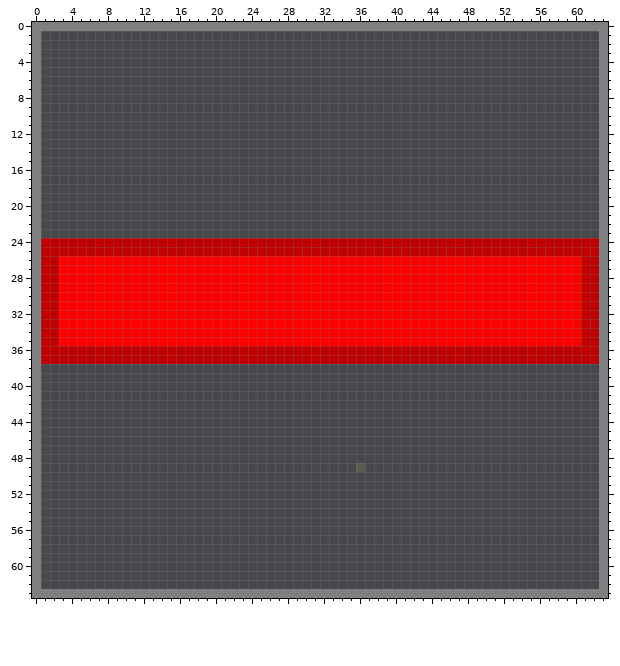
Edited in one commit: pixel-art sprite (Odd_Infinitum.gmx/sprites/images/spr_Giant_Laser_Shop_Item_0.png). Above: the version before the commit.
The file is 64x64 pixels. Pixels under 10% opacity are left out.
Once edited:
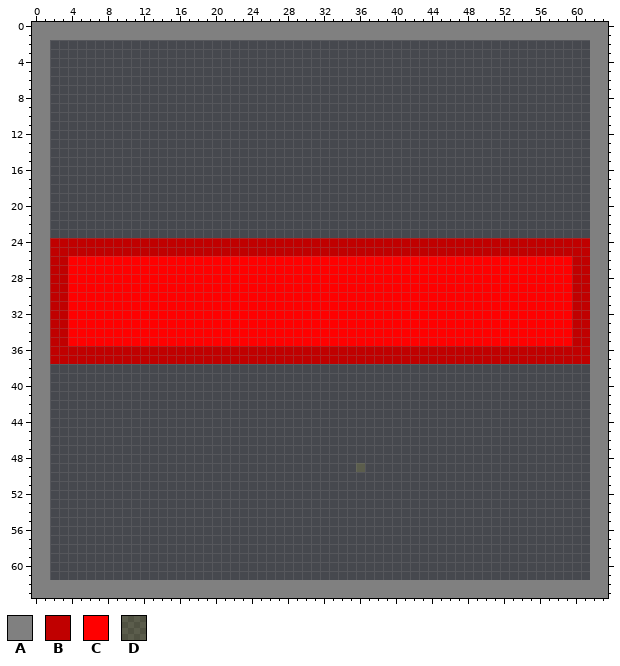
Palette (. is transparent): A #808080  B #c00000  C #ff0000  D #ffff401d
The exact change:
y 1: x 1..62 .............................................................. -> AAAAAAAAAAAAAAAAAAAAAAAAAAAAAAAAAAAAAAAAAAAAAAAAAAAAAAAAAAAAAA
y 2..23: x 1 . -> A; x 62 . -> A
y 24..25: x 1 B -> A; x 62 B -> A
y 26..35: x 1 B -> A; x 3 C -> B; x 60 C -> B; x 62 B -> A
y 36..37: x 1 B -> A; x 62 B -> A
y 38..61: x 1 . -> A; x 62 . -> A
y 62: x 1..62 .............................................................. -> AAAAAAAAAAAAAAAAAAAAAAAAAAAAAAAAAAAAAAAAAAAAAAAAAAAAAAAAAAAAAA
Changed places in both pictures, as pixel boxes (x1, y1, x2, y2):
changed: (41, 31, 599, 589)
